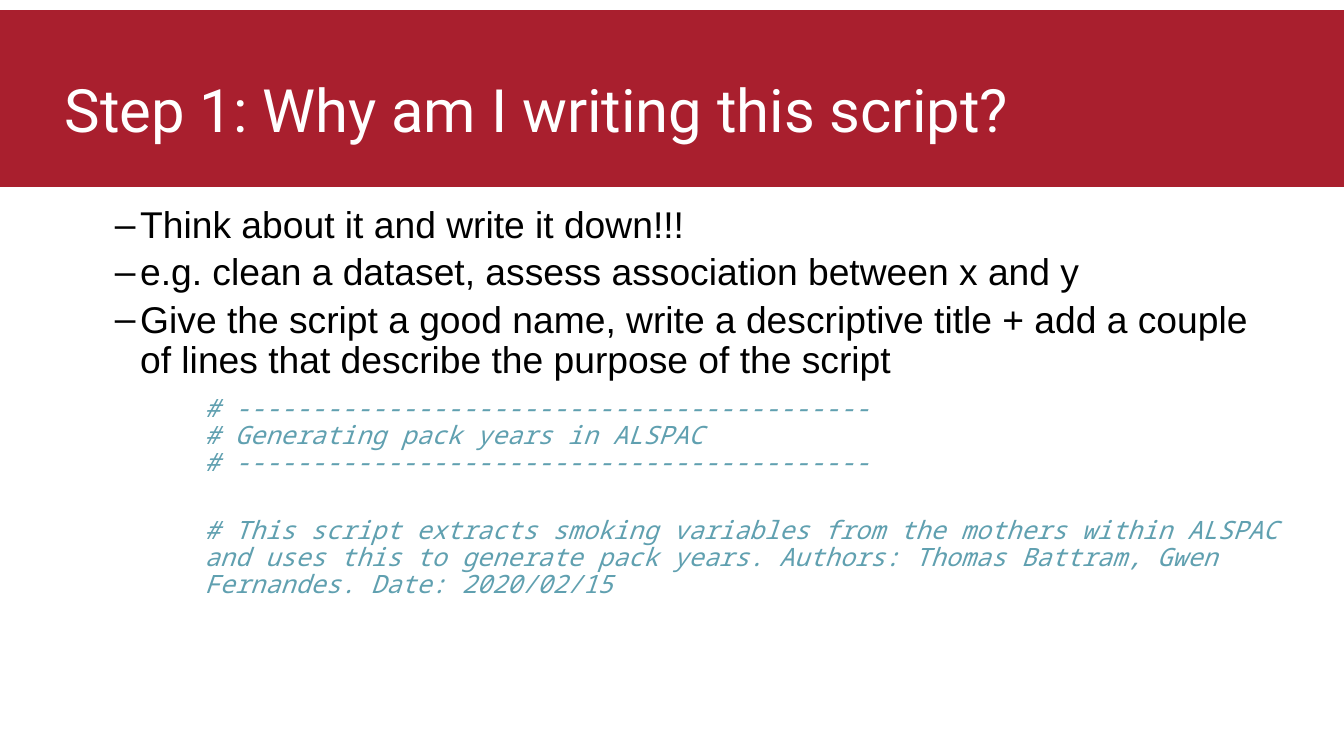
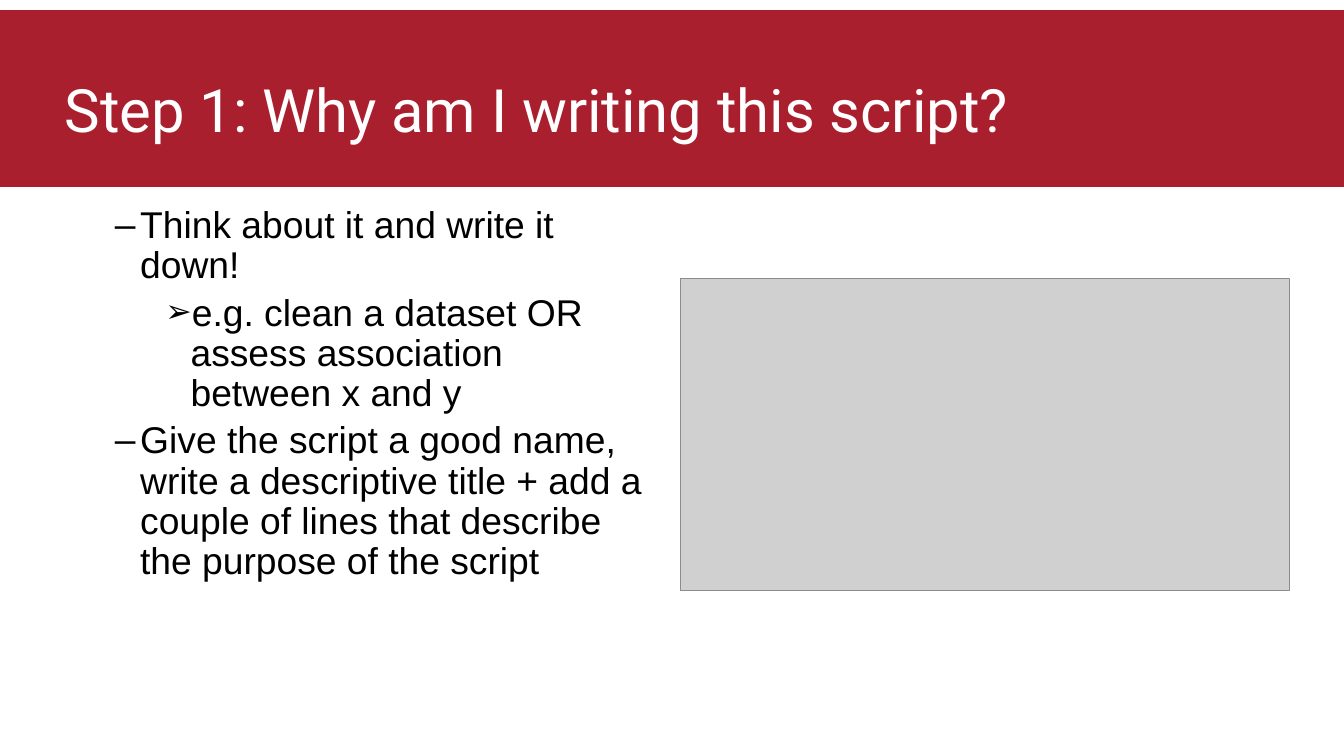
Before and after one commit to thomasbattram/how_to_write_a_script, a slide deck: slide 9 of slides/how_to_write_a_script.pptx (slide 5 before the commit). Drawn at 1344x756 pixels with LibreOffice and Linux fonts; fonts in the diff are those of the drawing; grey boxes stand for pictures; background and template pictures are left out. Boxes give left, top, right and bottom in pixels: in the first picture for what was removed or moved away, otherwise in the second. Text is boxed around its words. In the diff, an @@ line names an element or a change of style, - is before the commit and + after.

Commit message:
updated powerpoint with rstudio screenshots and manually tidied some things to make it look a bit better

```diff
--- a/slides/how_to_write_a_script.pptx
+++ b/slides/how_to_write_a_script.pptx
@@ text at <box>140,211,583,414</box>: text changed @@
-  – Think about it and write it down!!!
-  – e.g. clean a dataset, assess association between x and y
+  – Think about it and write it down!
+    ➢ e.g. clean a dataset OR assess association between x and y
@@ picture added at <box>681,278,1290,591</box> @@
@@ text at <box>205,425,1278,593</box>: paragraph removed @@
-# ------------------------------------------
-# Generating pack years in ALSPAC
-# ------------------------------------------
-# This script extracts smoking variables from the mothers within ALSPAC and uses this to generate pack years. Authors: Thomas Battram, Gwen Fernandes. Date: 2020/02/15
```
Also in this commit, not shown: 10 other slides changed, 6 slides added, 12 other files.
